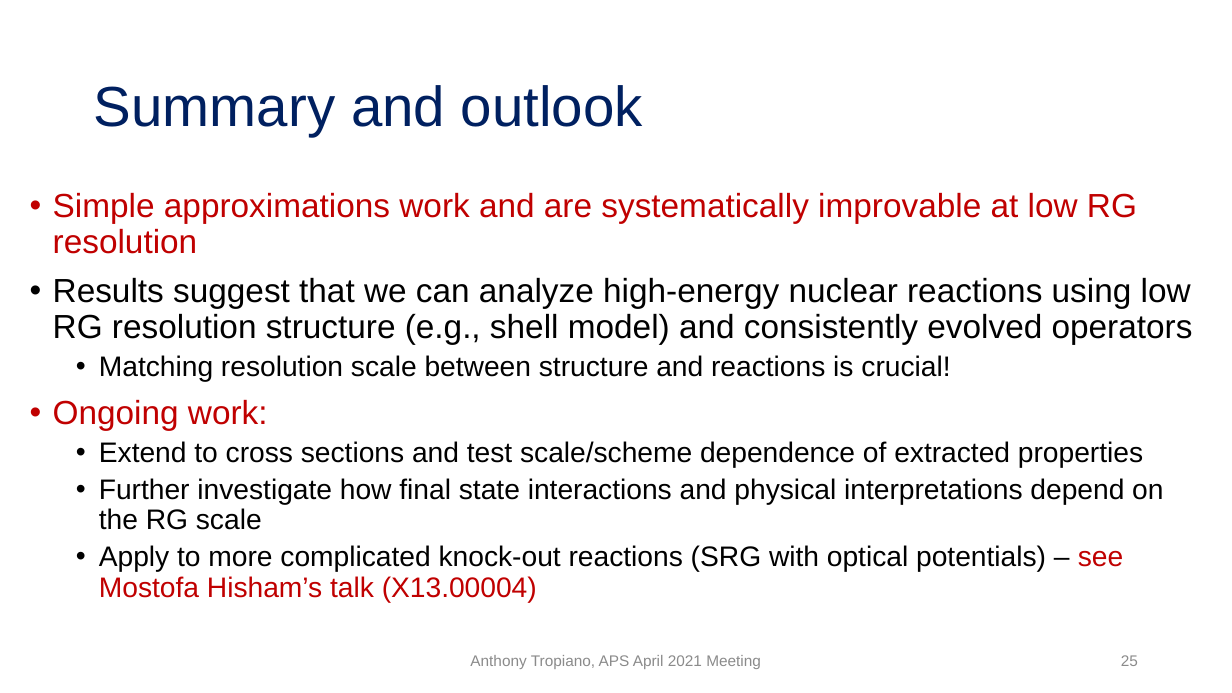
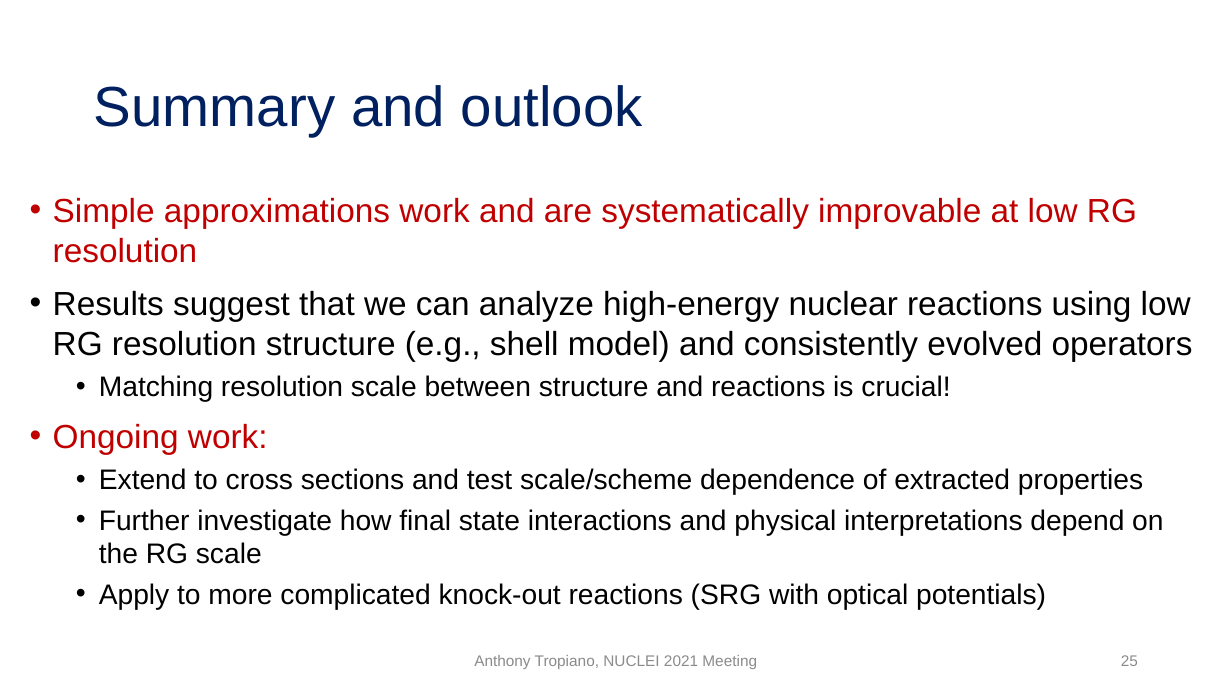
Before and after one commit to tropiano4/tropiano-srg, a slide deck: slide 25 of Presentations/NUCLEI_June2021/tropiano_nuclei_june2021.pptx. Drawn at 1232x693 pixels with LibreOffice and Linux fonts; fonts in the diff are those of the drawing. Boxes give left, top, right and bottom in pixels: in the first picture for what was removed or moved away, otherwise in the second. Text is boxed around its words. In the diff, an @@ line names an element or a change of style, - is before the commit and + after.

```diff
--- a/Presentations/NUCLEI_June2021/tropiano_nuclei_june2021.pptx
+++ b/Presentations/NUCLEI_June2021/tropiano_nuclei_june2021.pptx
@@ text at <box>53,197,1193,564</box>: line spacing 0.9 to 1 @@
@@ text at <box>99,583,1046,610</box>: text changed @@
-  • Apply to more complicated knock-out reactions (SRG with optical potentials) – see Mostofa Hisham’s talk (X13.00004)
+  • Apply to more complicated knock-out reactions (SRG with optical potentials)
@@ text at <box>474,655,757,669</box>: text changed @@
-Anthony Tropiano, APS April 2021 Meeting
+Anthony Tropiano, NUCLEI 2021 Meeting
```
Also in this commit, not shown: 23 other slides changed.
